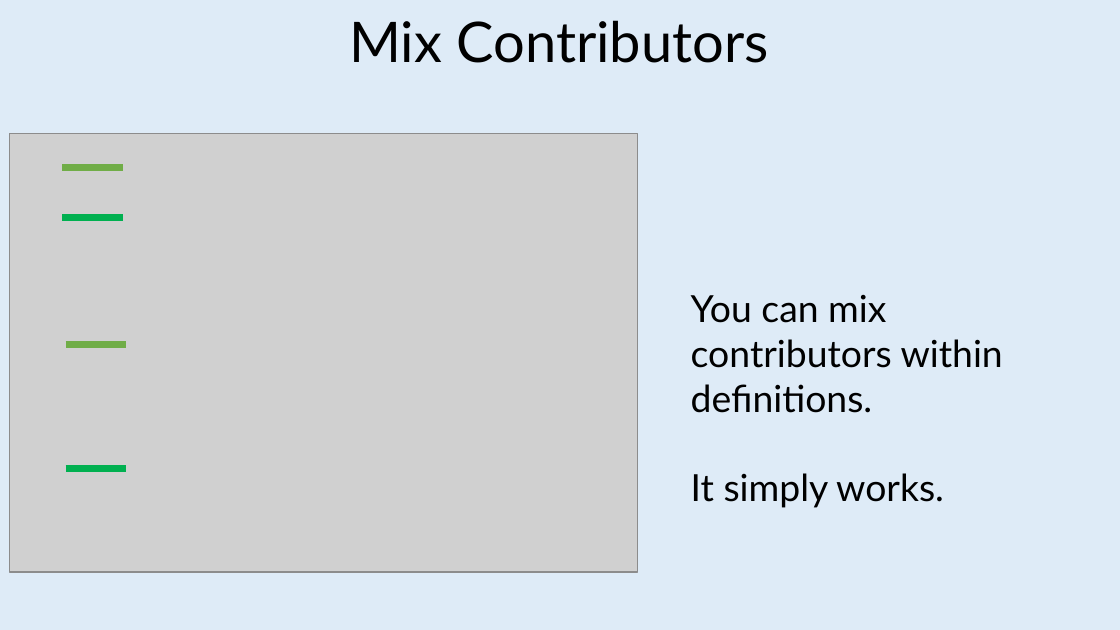
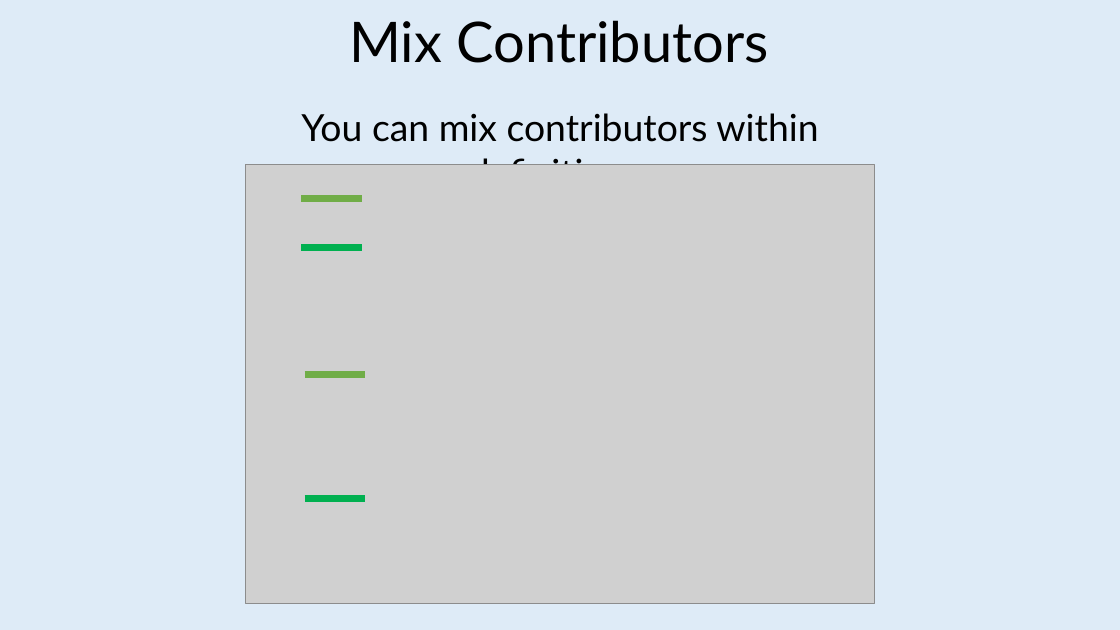
Before and after one commit to jeromerg/NCase, a slide deck: slide 25 of src/Documentation/Slides/Slides.pptx (slide 19 before the commit). Drawn at 1120x630 pixels with LibreOffice and Linux fonts; fonts in the diff are those of the drawing; grey boxes stand for pictures. Boxes give left, top, right and bottom in pixels: in the first picture for what was removed or moved away, otherwise in the second. Text is boxed around its words. In the diff, an @@ line names an element or a change of style, - is before the commit and + after.

```diff
--- a/src/Documentation/Slides/Slides.pptx
+++ b/src/Documentation/Slides/Slides.pptx
@@ text at [301,113,818,165]: text changed @@
-You can mix contributors within definitions.
-It simply works.
+You can mix contributors within definitions
@@ picture: place and size @@
-picture at [9,133,637,572]
+picture at [245,165,874,604]
@@ 4 lines: place and size @@
-4 lines at [62,168,127,468]
+4 lines at [301,198,365,498]
```
Also in this commit, not shown: 11 other slides changed, 9 slides added, 2 slides removed.
